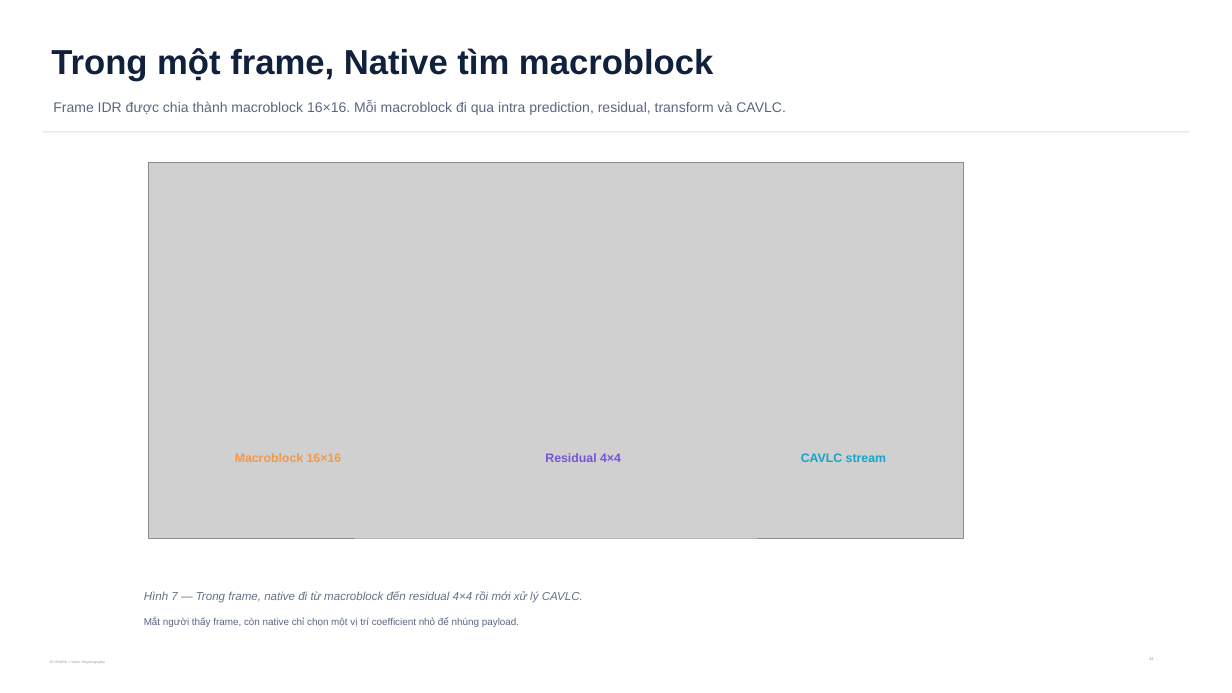
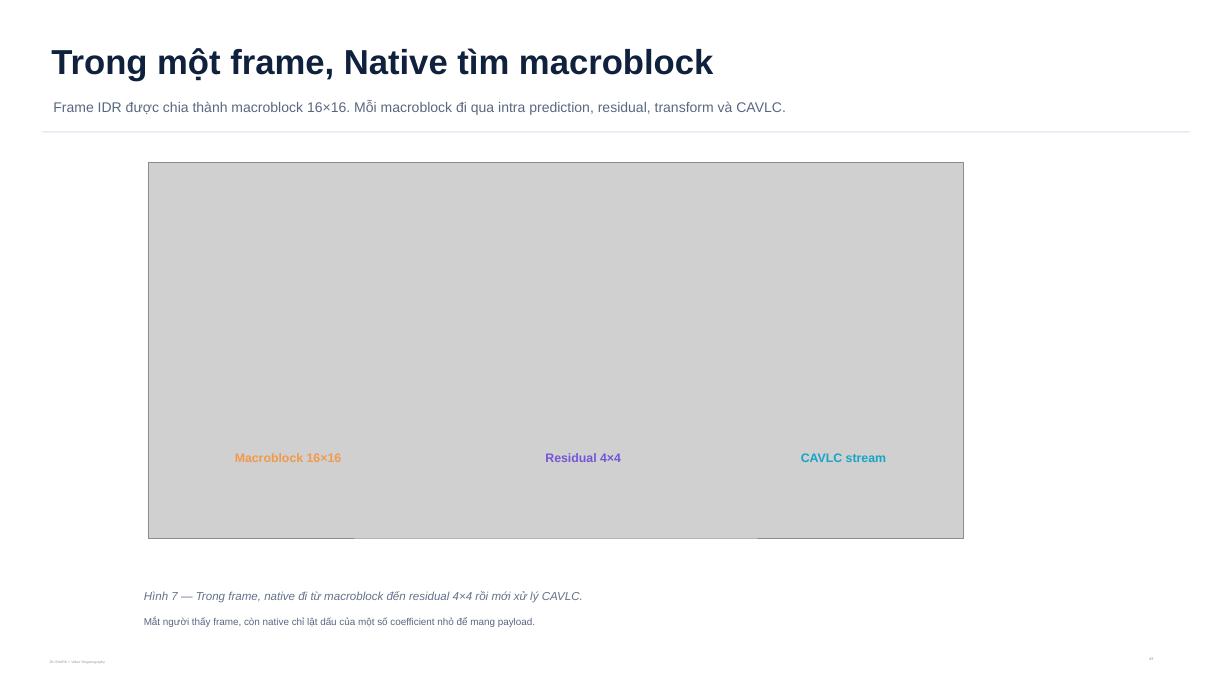
Before and after one commit to Saudadeeee/zk-snark-X-Steganography, a slide deck: slide 7 of VideoLevel/output/presentations/zkstego_computerphile_style_explainer_v24.pptx. Drawn at 1232x693 pixels with LibreOffice and Linux fonts; fonts in the diff are those of the drawing; grey boxes stand for pictures. Boxes give left, top, right and bottom in pixels: in the first picture for what was removed or moved away, otherwise in the second. Text is boxed around its words. In the diff, an @@ line names an element or a change of style, - is before the commit and + after.

```diff
--- a/VideoLevel/output/presentations/zkstego_computerphile_style_explainer_v24.pptx
+++ b/VideoLevel/output/presentations/zkstego_computerphile_style_explainer_v24.pptx
@@ text at <box>144,618,535,627</box>: text changed @@
-Mắt người thấy frame, còn native chỉ chọn một vị trí coefficient nhỏ để nhúng payload.
+Mắt người thấy frame, còn native chỉ lật dấu của một số coefficient nhỏ để mang payload.
```
Also in this commit, not shown: 15 other slides changed, 1 slide added, 1 other file.
